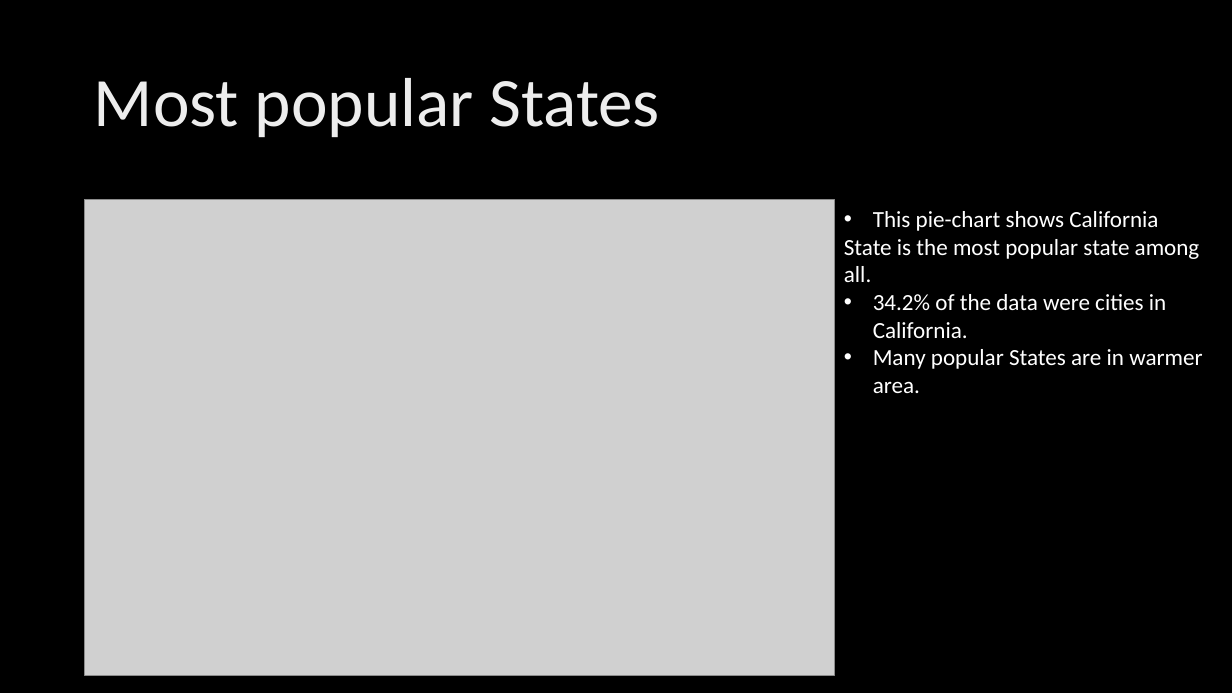
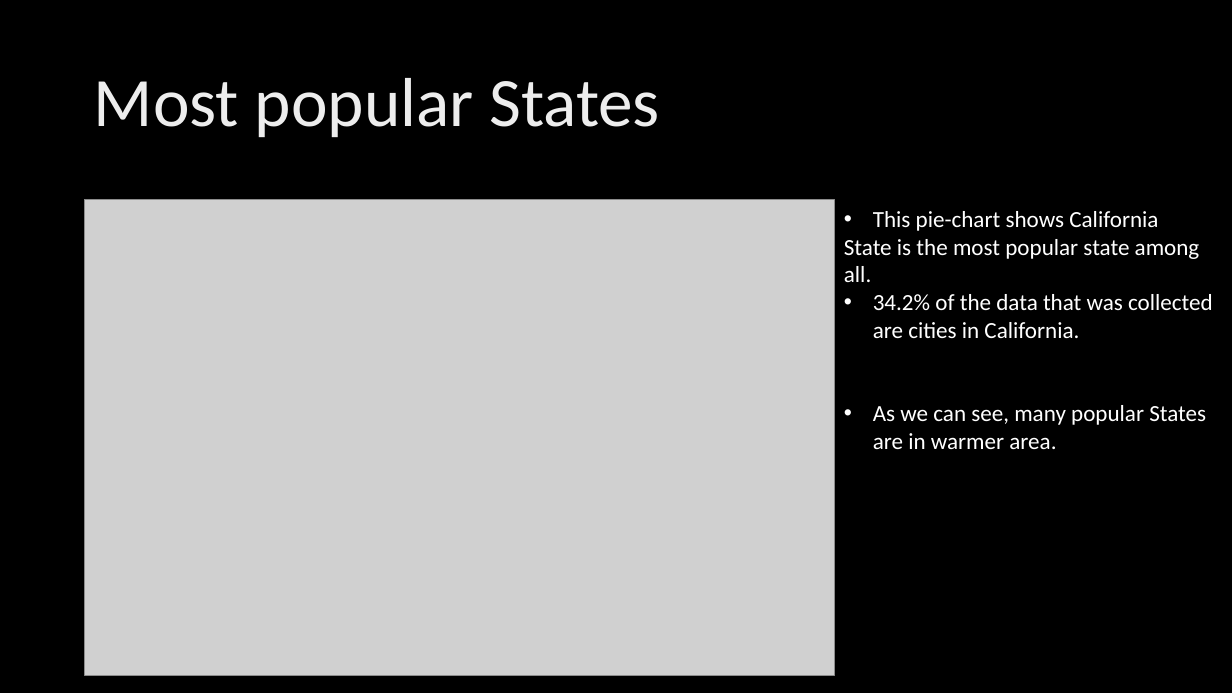
Before and after one commit to moonkang90/moonkang_proj2, a slide deck: slide 6 of MoonKangSCRAPY/realestate/Presentation- project 2 .pptx. Drawn at 1232x693 pixels with LibreOffice and Linux fonts; fonts in the diff are those of the drawing; grey boxes stand for pictures; background and template pictures are left out. Boxes give left, top, right and bottom in pixels: in the first picture for what was removed or moved away, otherwise in the second. Text is boxed around its words. In the diff, an @@ line names an element or a change of style, - is before the commit and + after.

```diff
--- a/MoonKangSCRAPY/realestate/Presentation- project 2 .pptx
+++ b/MoonKangSCRAPY/realestate/Presentation- project 2 .pptx
@@ text at [873, 294, 1213, 449]: text changed @@
-• 34.2% of the data were cities in California.
-• Many popular States are in warmer area.
+• 34.2% of the data that was collected are cities in California.
+• As we can see, many popular States are in warmer area.
```
Also in this commit, not shown: 6 other slides changed, 2 other files.
